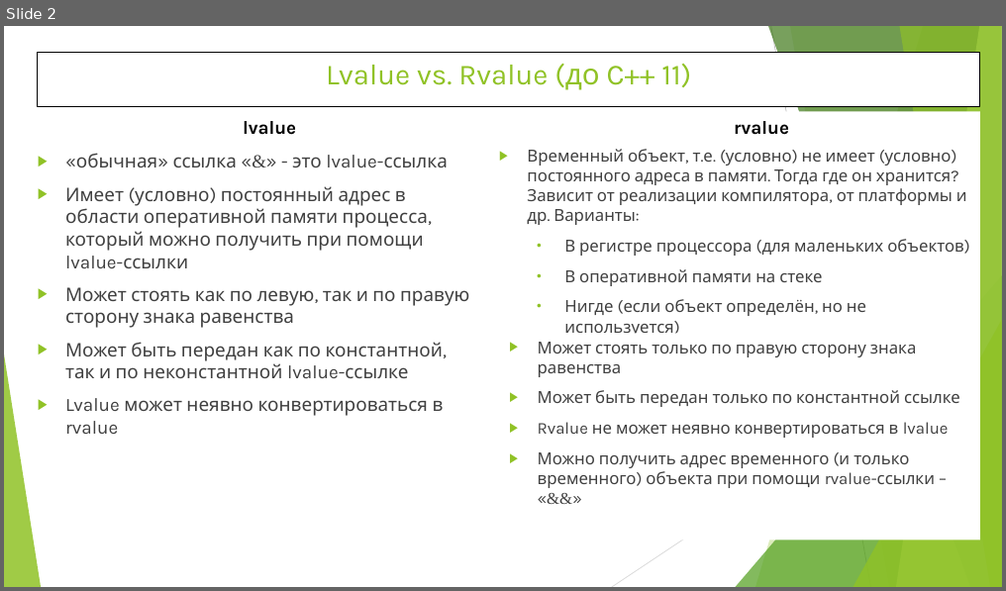
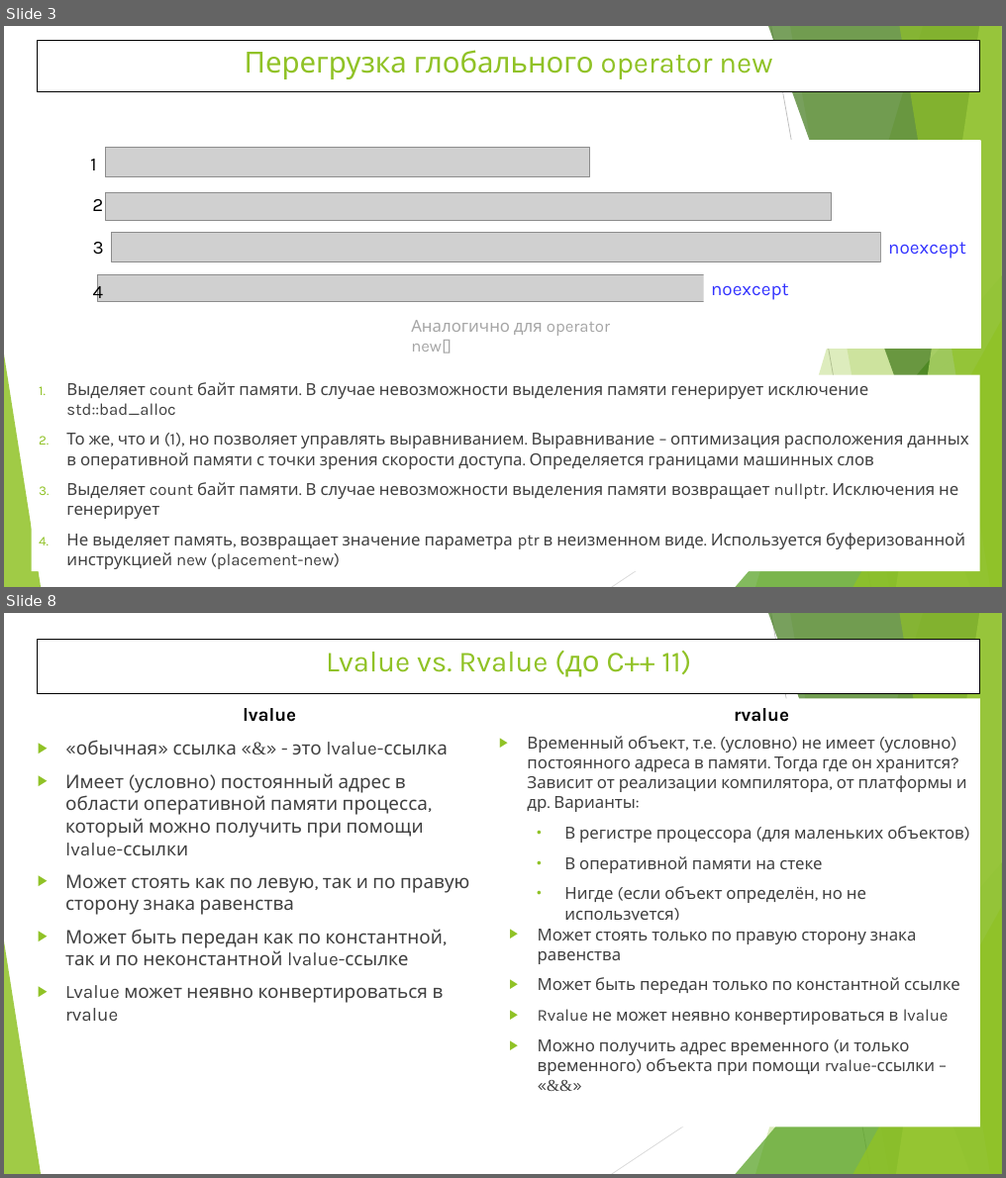
Before and after one commit to WhiteCatStudies/lectures, a slide deck: pt1/lectures/lecture6/lecture6.pptx. Shown one above the other, each under a label of ours: slide 2 before the commit, slides 3 and 8 after it; the slides between them are not shown. The pictures are 1006x591 and 1006x1178 pixels, drawn with LibreOffice and Linux fonts; fonts in the diff are those of the drawing; grey boxes stand for pictures. Boxes give left, top, right and bottom in pixels: in the first picture for what was removed or moved away, otherwise in the second. Text is boxed around its words. In the diff, an @@ line names an element or a change of style, - is before the commit and + after.

```diff
--- a/pt1/lectures/lecture6/lecture6.pptx
+++ b/pt1/lectures/lecture6/lecture6.pptx
@@ slide 3 added at [4, 26, 1002, 587], background #FFFFFF; not listed: 10 template elements that a slide beside it also shows @@
@@ title added at [37, 40, 980, 92], fill #FFFFFF, outline #000000 0.75 pt, 28 pt, text #90C226 @@
+Перегрузка глобального operator new
@@ rectangle added at [37, 141, 980, 349], fill #FFFFFF, outline #FFFFFF 1.5 pt @@
@@ text added at [90, 159, 96, 171], 18 pt, text #000000 @@
+1
@@ picture added at [105, 148, 589, 176] @@
@@ text added at [92, 199, 103, 211], 18 pt, text #000000 @@
+2
@@ picture added at [105, 192, 832, 220] @@
@@ picture added at [111, 233, 881, 262] @@
@@ text added at [93, 242, 104, 255], 18 pt, text #000000 @@
+3
@@ text added at [888, 242, 966, 259], 18 pt, text #3333FF @@
+noexcept
@@ text added at [93, 281, 104, 304], 18 pt, text #000000 @@
+4
@@ picture added at [98, 275, 710, 302] @@
@@ text added at [711, 283, 789, 300], 18 pt, text #3333FF @@
+noexcept
@@ text added at [411, 320, 610, 354], 16 pt, text #A6A6A6 @@
+Аналогично для operator new[]
@@ text added at [66, 382, 968, 570], 16 pt, text #404040 @@
+1. Выделяет count байт памяти. В случае невозможности выделения памяти генерирует исключение std::bad_alloc
+2. То же, что и (1), но позволяет управлять выравниванием. Выравнивание – оптимизация расположения данных в оперативной памяти с точки зрения скорости доступа. Определяется границами машинных слов
+3. Выделяет count байт памяти. В случае невозможности выделения памяти возвращает nullptr. Исключения не генерирует
+4. Не выделяет память, возвращает значение параметра ptr в неизменном виде. Используется буферизованной инструкцией new (placement-new)
@@ what was slide 2 is now slide 8 @@
```
Also in this commit, not shown: 1 slide changed, 5 other slides added, 35 other files.
